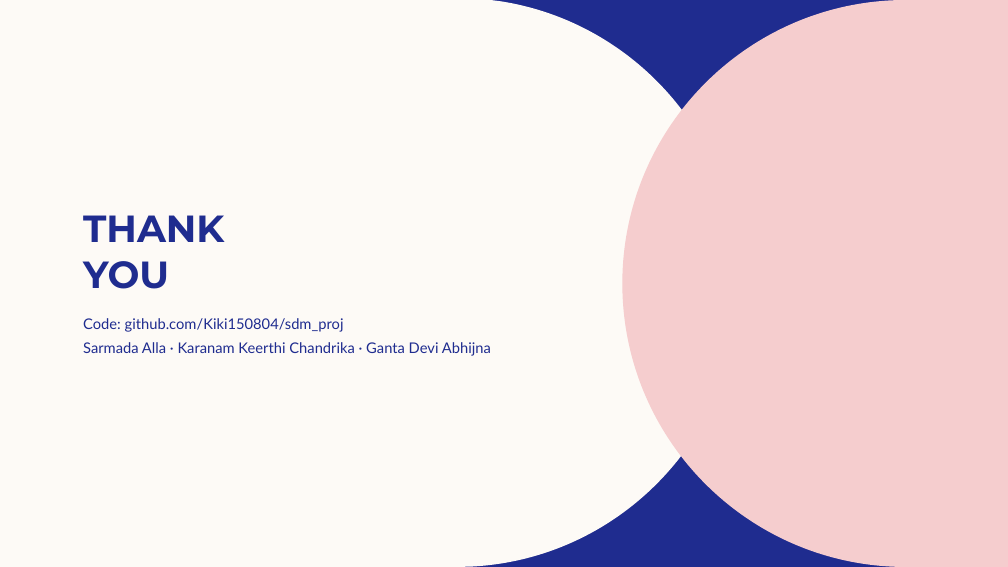
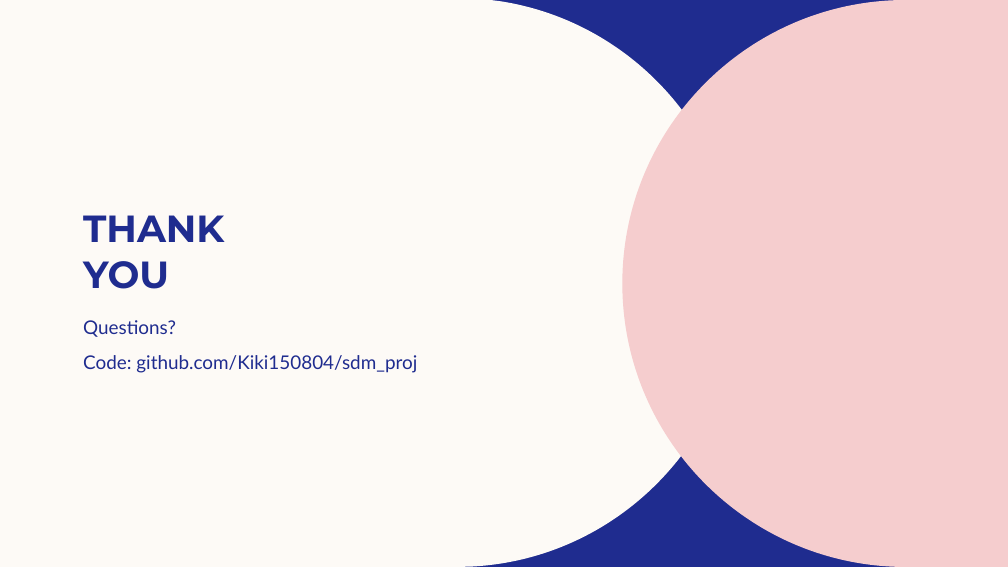
Before and after one commit to Kiki150804/sdm_proj, a slide deck: slide 16 of presentation/GraphRAG_final.pptx. Drawn at 1008x567 pixels with LibreOffice and Linux fonts; fonts in the diff are those of the drawing; background and template pictures are left out. Boxes give left, top, right and bottom in pixels: in the first picture for what was removed or moved away, otherwise in the second. Text is boxed around its words. In the diff, an @@ line names an element or a change of style, - is before the commit and + after.

```diff
--- a/presentation/GraphRAG_final.pptx
+++ b/presentation/GraphRAG_final.pptx
@@ subtitle at bbox=[83, 320, 176, 337]: paragraph added @@
+Questions?
@@ subtitle at bbox=[83, 342, 491, 356]: paragraph removed @@
-Sarmada Alla · Karanam Keerthi Chandrika · Ganta Devi Abhijna
@@ subtitle at bbox=[83, 355, 417, 373]: size 14 to 18 pt in "Code: github.com/Kiki150804/sdm_proj"; more space between paragraphs @@
```
Also in this commit, not shown: 11 other slides changed, 4 slides added, 4 slides removed, 18 other files.
